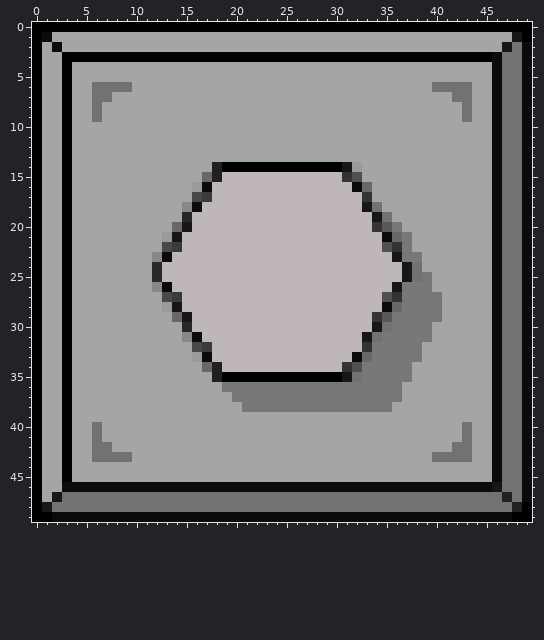
One commit to this pixel-art sprite: images/towers/basic_base.png. The picture above was drawn from the file before the commit.
The file is 50x50 pixels. Colours within 5 levels of each other are drawn and written as one.
After:
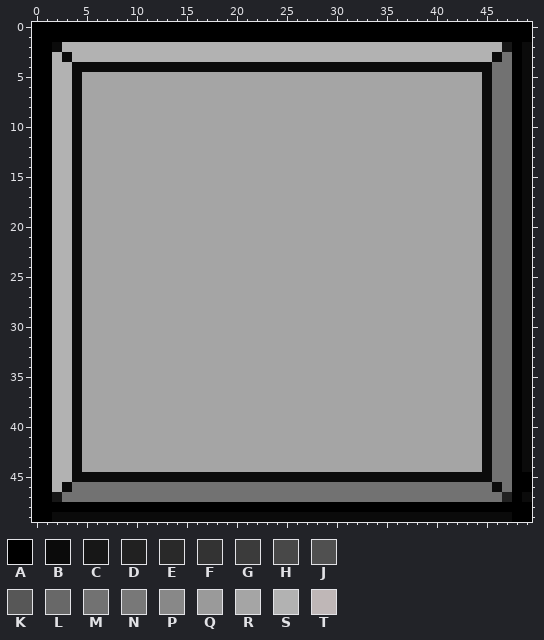
Palette (. is transparent): A #000000  B #0b0b0b  C #171717  D #212121  E #292929  F #333333  G #3b3b3b  H #484848  J #505050  K #575757  L #686868  M #727272  N #787878  P #888888  Q #9a9a9a  R #a5a5a5  S #b2b2b2  T #bfb7b7
Changes in this commit:
Changed rows in their new state; - is an unchanged pixel.
first column x 1:
 1 AAAAAAAAAAAAAAAAAAAAAAAAAAAAAAAAAAAAAAAAAAAAAAAA-
 2 A-SSSSSSSSSSSSSSSSSSSSSSSSSSSSSSSSSSSSSSSSSSSS-A-
 3 ASBSSSSSSSSSSSSSSSSSSSSSSSSSSSSSSSSSSSSSSSSSS--A-
 4 ASSBBBBBBBBBBBBBBBBBBBBBBBBBBBBBBBBBBBBBBBBBBM-A-
 5 ASSB----------------------------------------BM-A-
 6 ASSB-RRRR------------------------------RRRR-BM-A-
 7 ASSB-RR----------------------------------RR-BM-A-
 8 ASSB-R------------------------------------R-BM-A-
 9 ASSB-R------------------------------------R-BM-A-
10 ASSB----------------------------------------BM-A-
11 ASSB----------------------------------------BM-A-
12 ASSB----------------------------------------BM-A-
13 ASSB----------------------------------------BM-A-
14 ASSB-------------RRRRRRRRRRRRRRR------------BM-A-
15 ASSB------------RRRRRRRRRRRRRRRR------------BM-A-
16 ASSB-----------RRRRRRRRRRRRRRRRRR-----------BM-A-
17 ASSB-----------RRRRRRRRRRRRRRRRRR-----------BM-A-
18 ASSB----------RRRRRRRRRRRRRRRRRRRR----------BM-A-
19 ASSB----------RRRRRRRRRRRRRRRRRRRRR---------BM-A-
20 ASSB---------RRRRRRRRRRRRRRRRRRRRRRR--------BM-A-
21 ASSB--------RRRRRRRRRRRRRRRRRRRRRRRRR-------BM-A-
22 ASSB--------RRRRRRRRRRRRRRRRRRRRRRRRR-------BM-A-
23 ASSB-------RRRRRRRRRRRRRRRRRRRRRRRRRRR------BM-A-
24 ASSB-------RRRRRRRRRRRRRRRRRRRRRRRRRRR------BM-A-
25 ASSB-------RRRRRRRRRRRRRRRRRRRRRRRRRRRR-----BM-A-
26 ASSB-------RRRRRRRRRRRRRRRRRRRRRRRRRRRR-----BM-A-
27 ASSB--------RRRRRRRRRRRRRRRRRRRRRRRRRRRR----BM-A-
28 ASSB--------RRRRRRRRRRRRRRRRRRRRRRRRRRRR----BM-A-
29 ASSB---------RRRRRRRRRRRRRRRRRRRRRRRRRRR----BM-A-
30 ASSB----------RRRRRRRRRRRRRRRRRRRRRRRRR-----BM-A-
31 ASSB----------RRRRRRRRRRRRRRRRRRRRRRRRR-----BM-A-
32 ASSB-----------RRRRRRRRRRRRRRRRRRRRRRR------BM-A-
33 ASSB-----------RRRRRRRRRRRRRRRRRRRRRRR------BM-A-
34 ASSB------------RRRRRRRRRRRRRRRRRRRRR-------BM-A-
35 ASSB-------------RRRRRRRRRRRRRRRRRRRR-------BM-A-
36 ASSB--------------RRRRRRRRRRRRRRRRRR--------BM-A-
37 ASSB---------------RRRRRRRRRRRRRRRRR--------BM-A-
38 ASSB----------------RRRRRRRRRRRRRRR---------BM-A-
39 ASSB----------------------------------------BM-A-
40 ASSB-R------------------------------------R-BM-A-
41 ASSB-R------------------------------------R-BM-A-
42 ASSB-RR----------------------------------RR-BM-A-
43 ASSB-RRRR------------------------------RRRR-BM-A-
44 ASSB----------------------------------------BM-A-
45 ASSBBBBBBBBBBBBBBBBBBBBBBBBBBBBBBBBBBBBBBBBBBM-AA
46 AS-MMMMMMMMMMMMMMMMMMMMMMMMMMMMMMMMMMMMMMMMMMB-AA
47 A----------------------------------------------A-
48 AAAAAAAAAAAAAAAAAAAAAAAAAAAAAAAAAAAAAAAAAAAAAAAA-
Where, in picture pixels (left, top, right, bottom), the same in both pictures:
changed: (42, 32, 532, 512)
